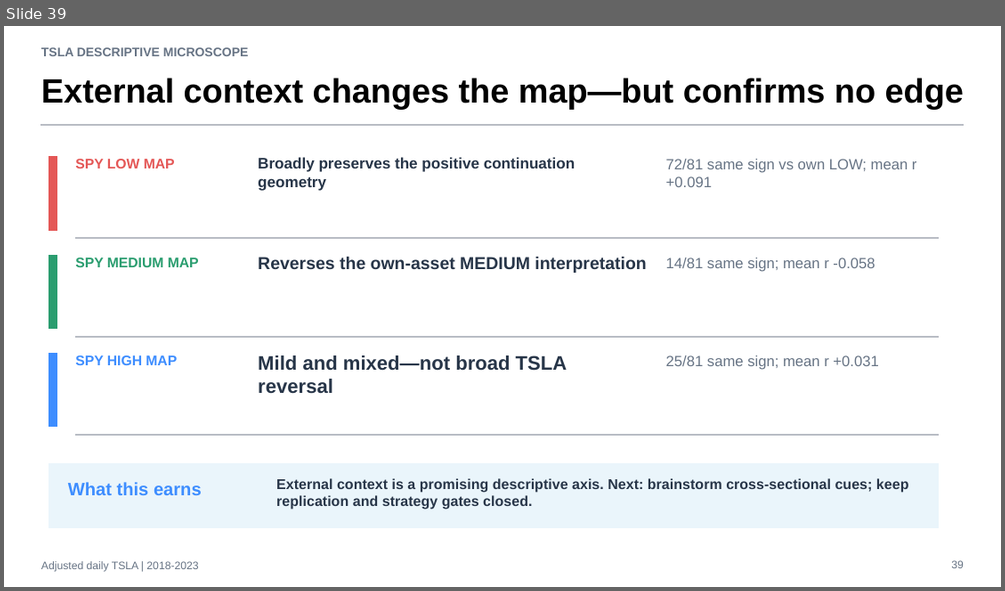
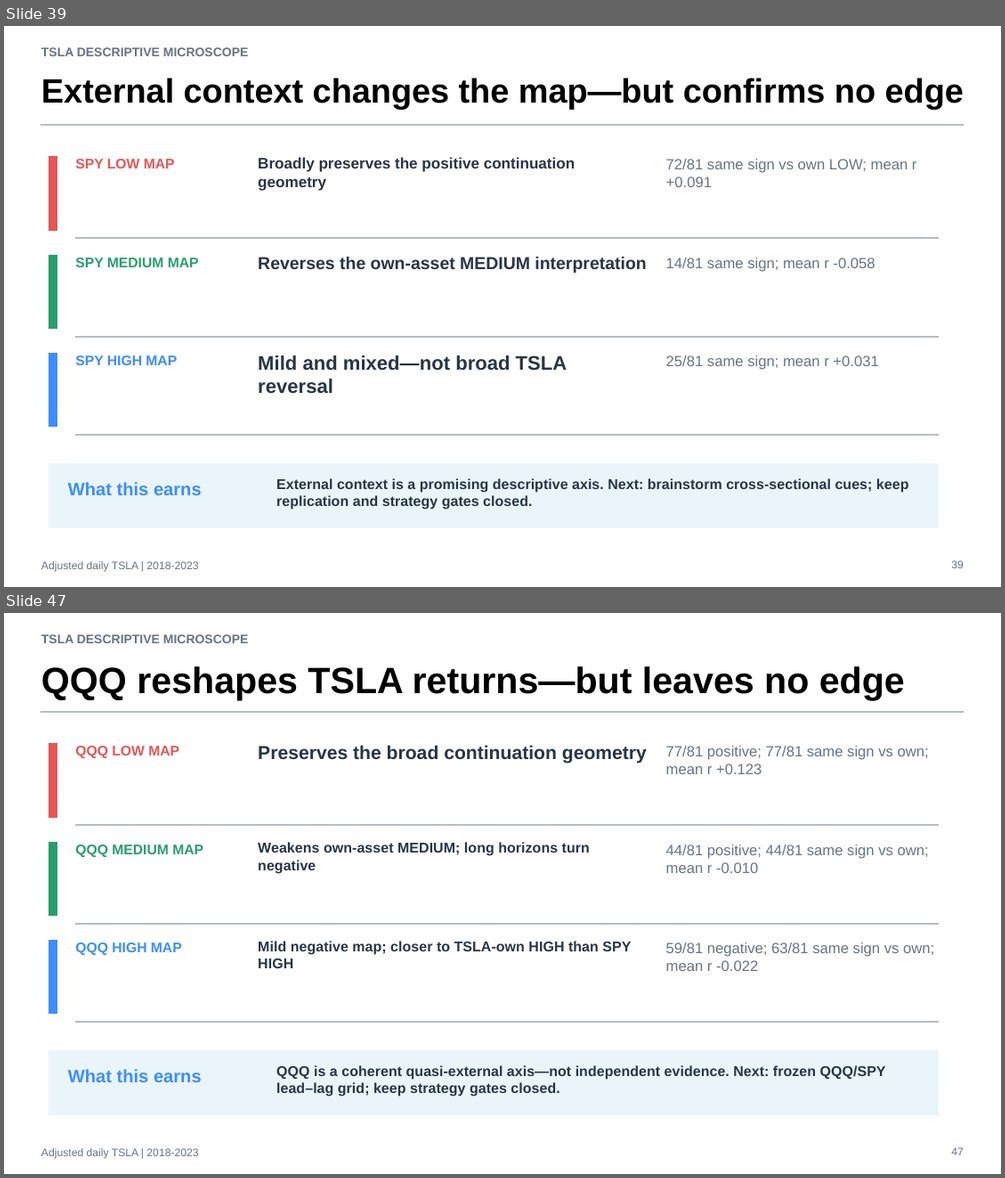
Before and after one commit to Francisc0Franc0/Time-Series-Modeling-Gen5, a slide deck: operator_hypothesis_lab/presentations/tsla_descriptive_microscope_evidence.pptx. Shown one above the other, each under a label of ours: slide 39 before the commit, slides 39 and 47 after it; the slides between them are not shown. The pictures are 1005x591 and 1005x1178 pixels, drawn with LibreOffice and Linux fonts; fonts in the diff are those of the drawing. Boxes give left, top, right and bottom in pixels: in the first picture for what was removed or moved away, otherwise in the second. Text is boxed around its words. In the diff, an @@ line names an element or a change of style, - is before the commit and + after.

```diff
--- a/operator_hypothesis_lab/presentations/tsla_descriptive_microscope_evidence.pptx
+++ b/operator_hypothesis_lab/presentations/tsla_descriptive_microscope_evidence.pptx
@@ slide 47 added at bbox=[4, 613, 1001, 1174], background #FFFFFF @@
@@ text added at bbox=[41, 634, 249, 643], 12 pt, text #667384, bold @@
+TSLA DESCRIPTIVE MICROSCOPE
@@ text added at bbox=[41, 666, 905, 700], 35.2 pt, text #000000, bold @@
+QQQ reshapes TSLA returns—but leaves no edge
@@ rectangle added at bbox=[41, 711, 963, 713], fill #B8BCC4, outline #B8BCC4 0 pt @@
@@ rectangle added at bbox=[48, 744, 57, 817], fill #E45756, outline #E45756 0 pt @@
@@ text added at bbox=[75, 746, 179, 758], 13.5 pt, text #E45756, bold @@
+QQQ LOW MAP
@@ text added at bbox=[258, 745, 647, 763], 18.1 pt, text #273548, bold @@
+Preserves the broad continuation geometry
@@ text added at bbox=[666, 746, 929, 774], 14.2 pt, text #667384 @@
+77/81 positive; 77/81 same sign vs own; mean r +0.123
@@ rectangle added at bbox=[76, 825, 938, 826], fill #B8BCC4, outline #B8BCC4 0 pt @@
@@ rectangle added at bbox=[48, 842, 57, 915], fill #2A9D6F, outline #2A9D6F 0 pt @@
@@ text added at bbox=[75, 844, 203, 857], 13.5 pt, text #2A9D6F, bold @@
+QQQ MEDIUM MAP
@@ text added at bbox=[258, 842, 590, 874], 13.8 pt, text #273548, bold @@
+Weakens own-asset MEDIUM; long horizons turn negative
@@ text added at bbox=[666, 844, 929, 873], 14.2 pt, text #667384 @@
+44/81 positive; 44/81 same sign vs own; mean r -0.010
@@ rectangle added at bbox=[76, 924, 938, 925], fill #B8BCC4, outline #B8BCC4 0 pt @@
@@ rectangle added at bbox=[48, 941, 57, 1013], fill #3D8DFF, outline #3D8DFF 0 pt @@
@@ text added at bbox=[75, 942, 182, 955], 13.5 pt, text #3D8DFF, bold @@
+QQQ HIGH MAP
@@ text added at bbox=[258, 941, 631, 968], 13.8 pt, text #273548, bold @@
+Mild negative map; closer to TSLA-own HIGH than SPY HIGH
@@ text added at bbox=[666, 942, 934, 971], 14.2 pt, text #667384 @@
+59/81 negative; 63/81 same sign vs own; mean r -0.022
@@ rectangle added at bbox=[76, 1022, 938, 1022], fill #B8BCC4, outline #B8BCC4 0 pt @@
@@ rectangle added at bbox=[48, 1051, 938, 1114], fill #EAF5FB, outline #EAF5FB 0 pt @@
@@ text added at bbox=[276, 1065, 886, 1096], 13.8 pt, text #273548, bold @@
+QQQ is a coherent quasi-external axis—not independent evidence. Next: frozen QQQ/SPY lead–lag grid; keep strategy gates closed.
@@ text added at bbox=[68, 1069, 202, 1082], 17.2 pt, text #3D8DFF, bold @@
+What this earns
@@ text added at bbox=[41, 1148, 198, 1159], 10.5 pt, text #667384 @@
+Adjusted daily TSLA | 2018-2023
@@ text added at bbox=[951, 1147, 963, 1155], 10.5 pt, text #667384 @@
+47
```
Also in this commit, not shown: 7 other slides added, 5 other files.
